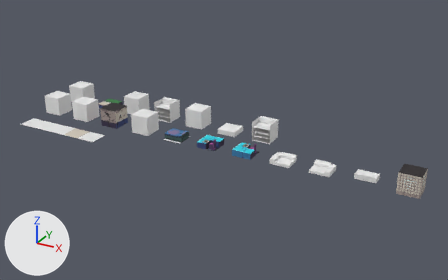
Renders of the glTF model tilesets/dorm/dorm_tiles.glb from each side of a commit.
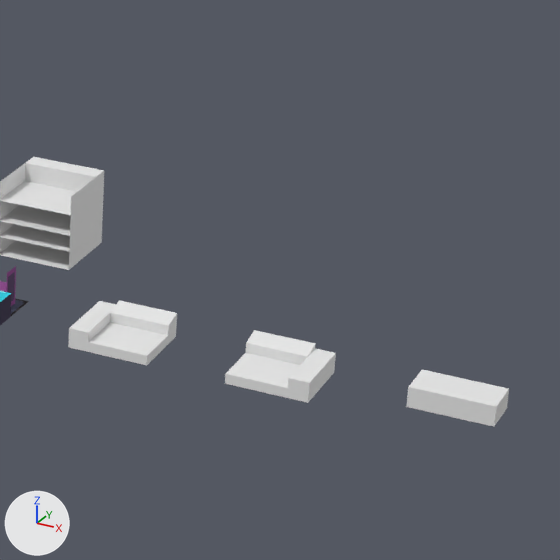
Old and new are each drawn whole from a 50 mm lens placed at (24.23, -24.56, 12.76), pointed at (10.56, 0.3, 0.33) and again close up on the part from 56% to 88% of the width and 27% to 77% of the height. The lights are fixed; the arrows at lower left show +X, +Y and +Z. The older version's two pictures come first.

Script lines for the objects in view, before the commit:
```python
me_mesh_11 = bpy.data.meshes.new('Mesh_11')
me_mesh_11.from_pydata(...)  # 23 vertices, 40 faces; spans x -0.5..0.5, y -0.438..0.438, z 0.0..0.312
me_mesh_11.materials.append(mat_material_9)  # its picture is missing
me_mesh_22 = bpy.data.meshes.new('Mesh_22')
me_mesh_22.from_pydata(...)  # 24 vertices, 24 faces; spans x -0.5..0.5, y -0.5..0.5, z 0.0..1.0
me_mesh_22.materials.append(mat_material_20)  # its picture is missing
me_mesh_9 = bpy.data.meshes.new('Mesh_9')
me_mesh_9.from_pydata(...)  # 27 vertices, 44 faces; spans x -0.5..0.5, y -0.5..0.5, z 0.0..0.5
me_mesh_9.materials.append(mat_material_8)
ob_wall_006 = bpy.data.objects.new('wall.006', me_mesh_9)
ob_wall_006.location = (11.94, 0.0, 0.0)
ob_wall_008 = bpy.data.objects.new('wall.008', me_mesh_11)
ob_wall_008.location = (15.88, 0.0, 0.0)
ob_wall_017 = bpy.data.objects.new('wall.017', me_mesh_22)
ob_wall_017.location = (11.97, 2.09, 0.0)
# also in view: 'wall.009' at (17.88, 0.25, 0.12); 'wall.007' at (13.91, 0.0, 0.16)
```
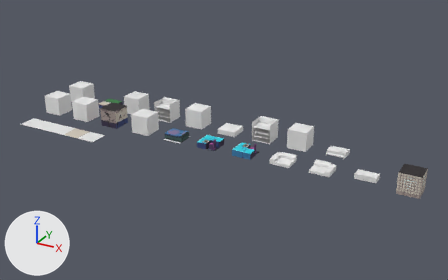
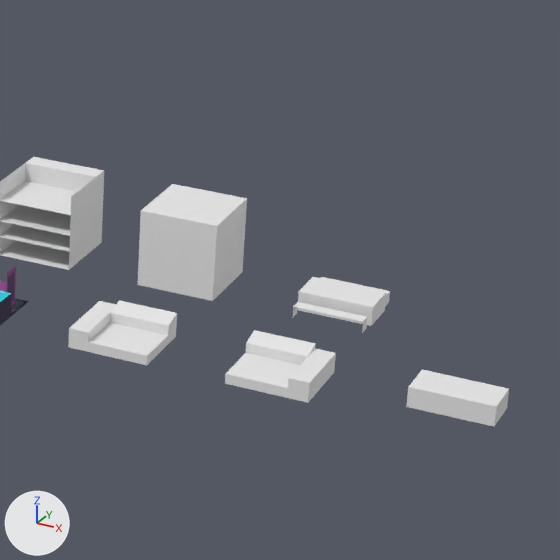
The edits, one by one:
Material 'Material_22' (mat_material_22) is new.
Its base color is (0.8, 0.8, 0.8) (white #e7e7e7).
Its roughness is 1.0.
Material 'Material_21' (mat_material_21) is new.
Its base color is (0.8, 0.8, 0.8) (white #e7e7e7).
Its roughness is 1.0.
Mesh me_mesh_24 is new.
It has 24 vertices, 24 faces and spans x -0.469..0.469, y -0.438..0.562, z 0.0..0.25.
It uses material mat_material_22 (its picture is missing).
Mesh me_mesh_23 is new.
It is a box spanning x -0.5..0.5, y -0.5..0.5, z 0.0..1.0.
It uses material mat_material_21 (its picture is missing).
Object 'wall.019' (ob_wall_019) is new; it shows me_mesh_24.
Its location is (15.88, 2.03, 0.0).
Object 'wall.018' (ob_wall_018) is new; it shows me_mesh_23.
Its location is (13.91, 2.09, 0.0).

Where the change shows, as pixel boxes (x1, y1, x2, y2) in the close-ups (560 x 560 px):
'wall.018', added: after (137, 184, 247, 301)
'wall.019', added: after (292, 277, 390, 333)
